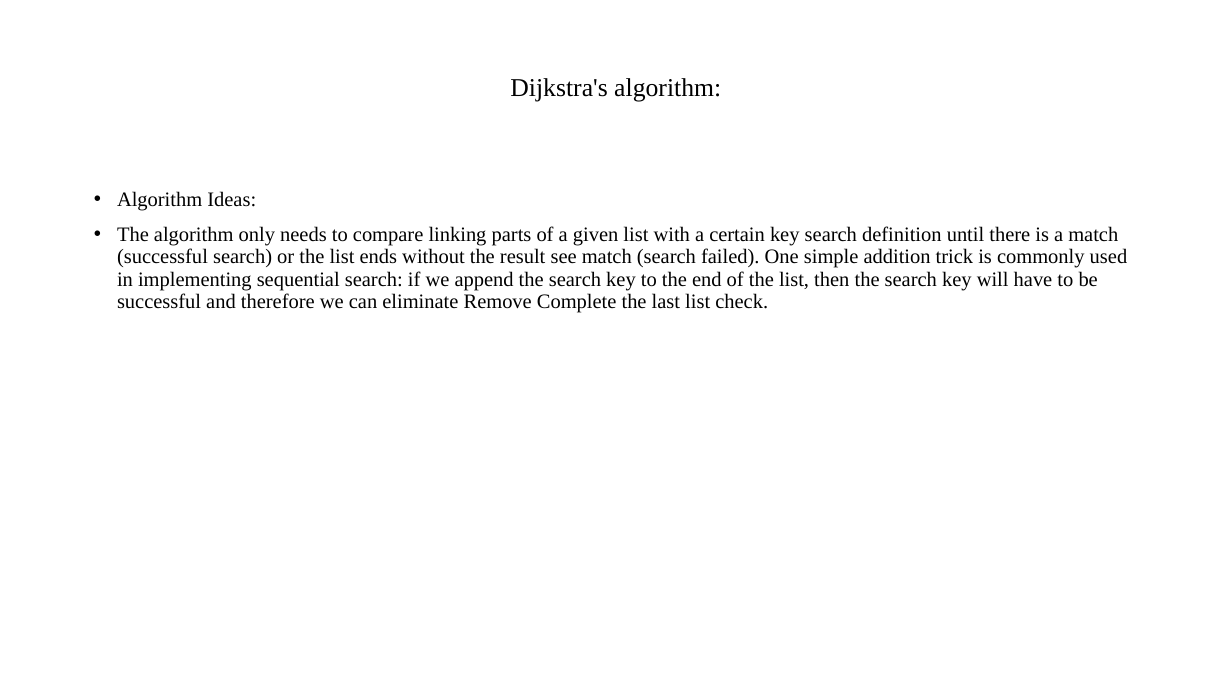
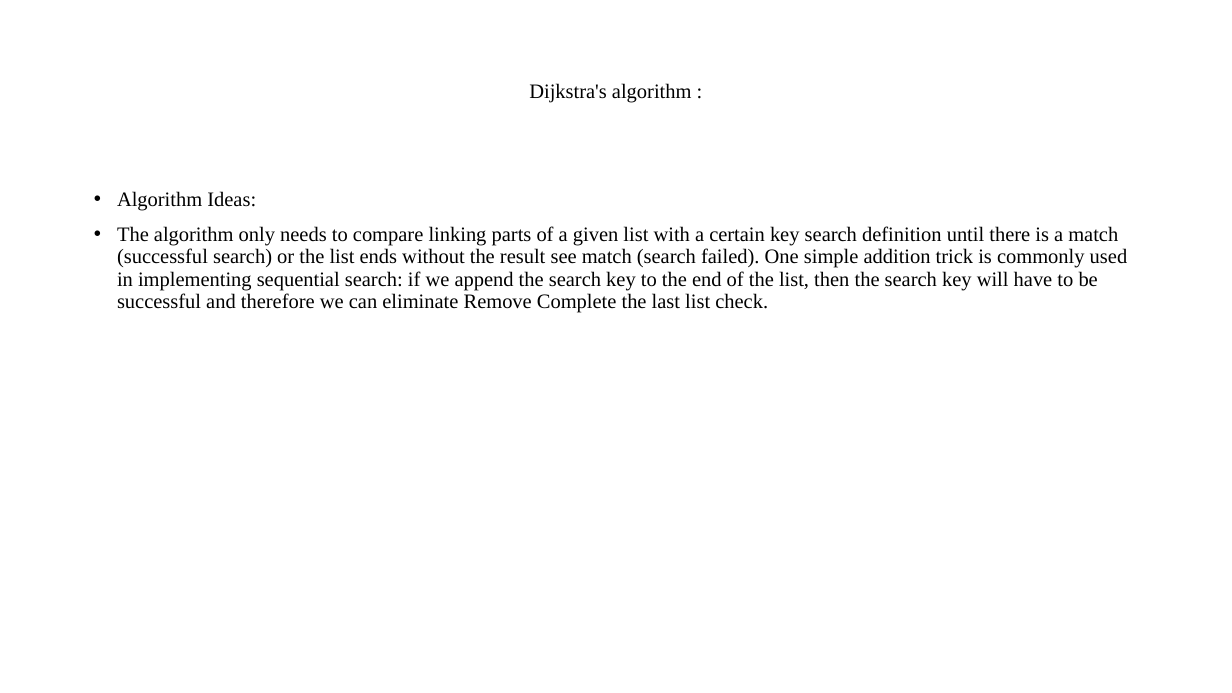
Before and after one commit to nqcccccc/designAndAlgorithm, a slide deck: slide 27 of bestone/BLANC.pptx. Drawn at 1232x693 pixels with LibreOffice and Linux fonts; fonts in the diff are those of the drawing. Boxes give left, top, right and bottom in pixels: in the first picture for what was removed or moved away, otherwise in the second. Text is boxed around its words. In the diff, an @@ line names an element or a change of style, - is before the commit and + after.

```diff
--- a/bestone/BLANC.pptx
+++ b/bestone/BLANC.pptx
@@ title at (529,83,692,103): text changed; size 20 to 16 pt @@
-Dijkstra's algorithm:
+Dijkstra's algorithm :
```
Also in this commit, not shown: 33 other slides changed.
